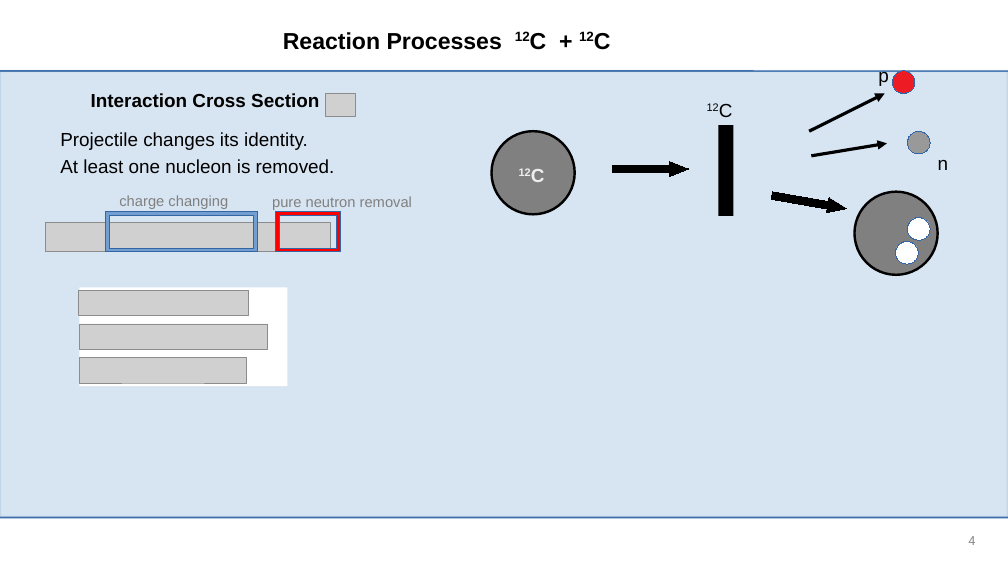
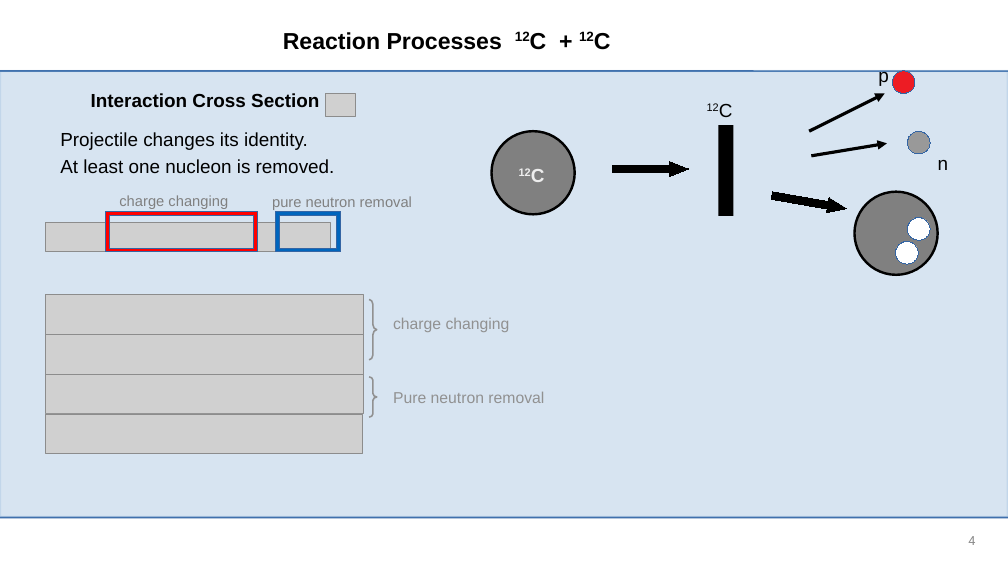
Before and after one commit to jenegger/r3bweek24_gsi, a slide deck: slide 4 of r3bweek_24_gsi.odp. Drawn at 1008x567 pixels with LibreOffice and Linux fonts; fonts in the diff are those of the drawing; grey boxes stand for pictures; background and template pictures are left out. Boxes give left, top, right and bottom in pixels: in the first picture for what was removed or moved away, otherwise in the second. Text is boxed around its words. In the diff, an @@ line names an element or a change of style, - is before the commit and + after.

```diff
--- a/r3bweek_24_gsi.odp
+++ b/r3bweek_24_gsi.odp
@@ frame at (106, 212, 257, 252): fill #729FCF to #FF0000 @@
@@ frame at (275, 212, 340, 252): fill #FF0000 to #0065BD @@
@@ picture: place and size @@
-picture at (79, 290, 248, 316)
+picture at (46, 295, 363, 334)
@@ rectangle removed at (79, 287, 287, 386) @@
@@ picture: place and size @@
-picture at (79, 324, 268, 350)
+picture at (46, 335, 363, 374)
@@ picture: place and size @@
-picture at (79, 358, 247, 383)
+picture at (46, 374, 363, 414)
@@ group added at (45, 299, 544, 454): 2 texts, 2 freeform shapes, 1 picture @@
+charge changing
+Pure neutron removal
```
Also in this commit, not shown: 9 other slides changed, 5 other files.
